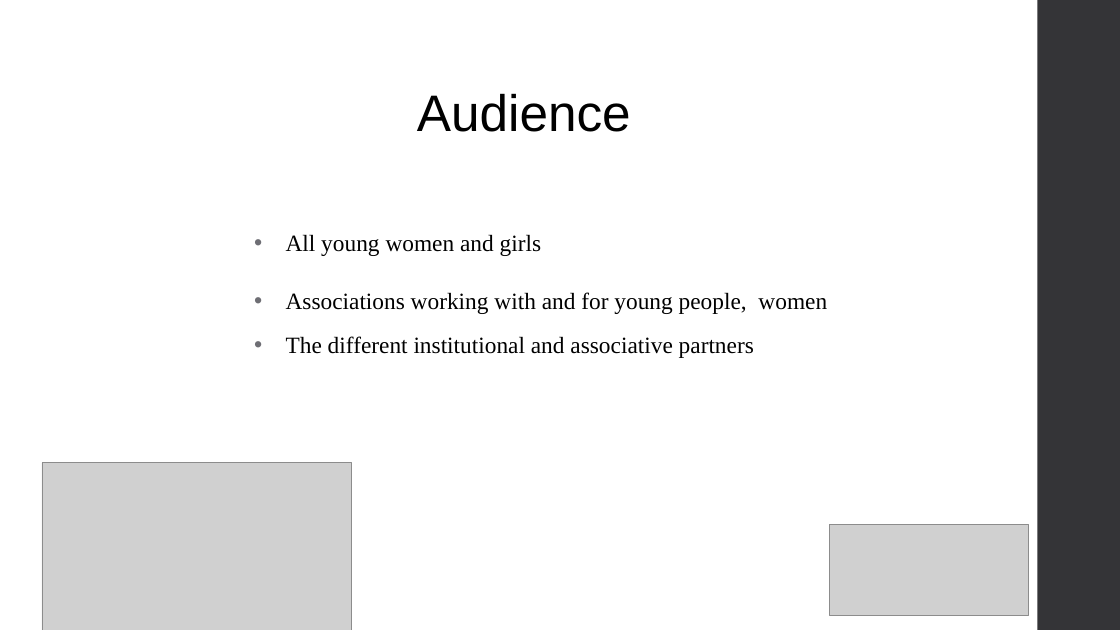
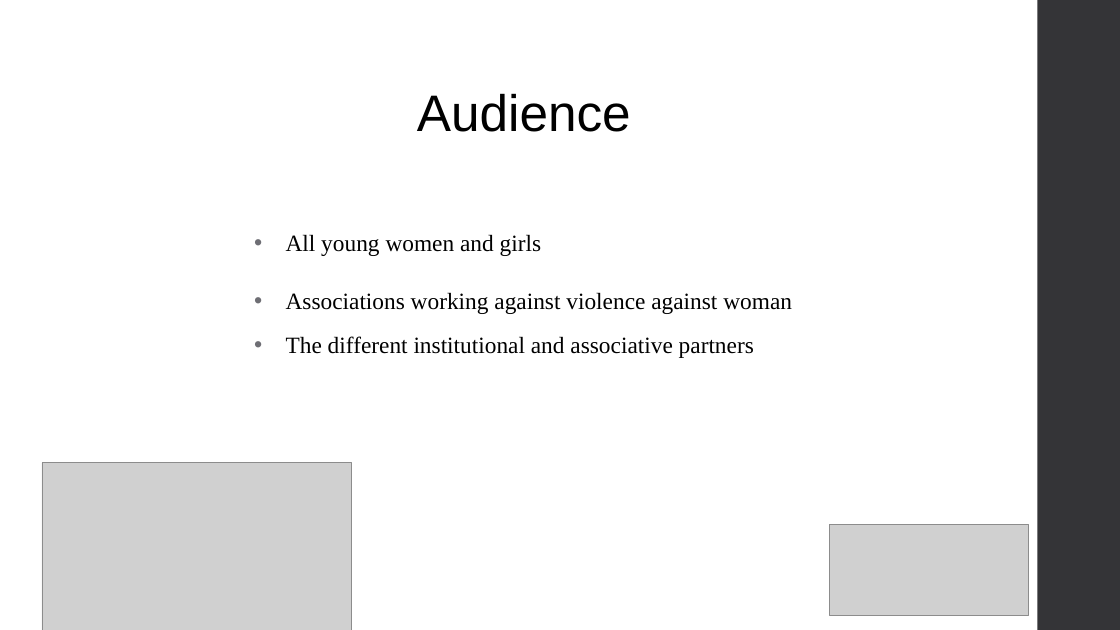
Before and after one commit to kettenieF20/Final-Capstone-Project, a slide deck: slide 5 of Domestic_Violence_on_woman_Ketenie_Flore recent.pptx. Drawn at 1120x630 pixels with LibreOffice and Linux fonts; fonts in the diff are those of the drawing; grey boxes stand for pictures. Boxes give left, top, right and bottom in pixels: in the first picture for what was removed or moved away, otherwise in the second. Text is boxed around its words. In the diff, an @@ line names an element or a change of style, - is before the commit and + after.

```diff
--- a/Domestic_Violence_on_woman_Ketenie_Flore recent.pptx
+++ b/Domestic_Violence_on_woman_Ketenie_Flore recent.pptx
@@ text at <box>286,292,792,314</box>: text changed @@
-• Associations working with and for young people, women
+• Associations working against violence against woman
```
Also in this commit, not shown: 1 other slide changed, 2 slides added, 1 slide removed.
